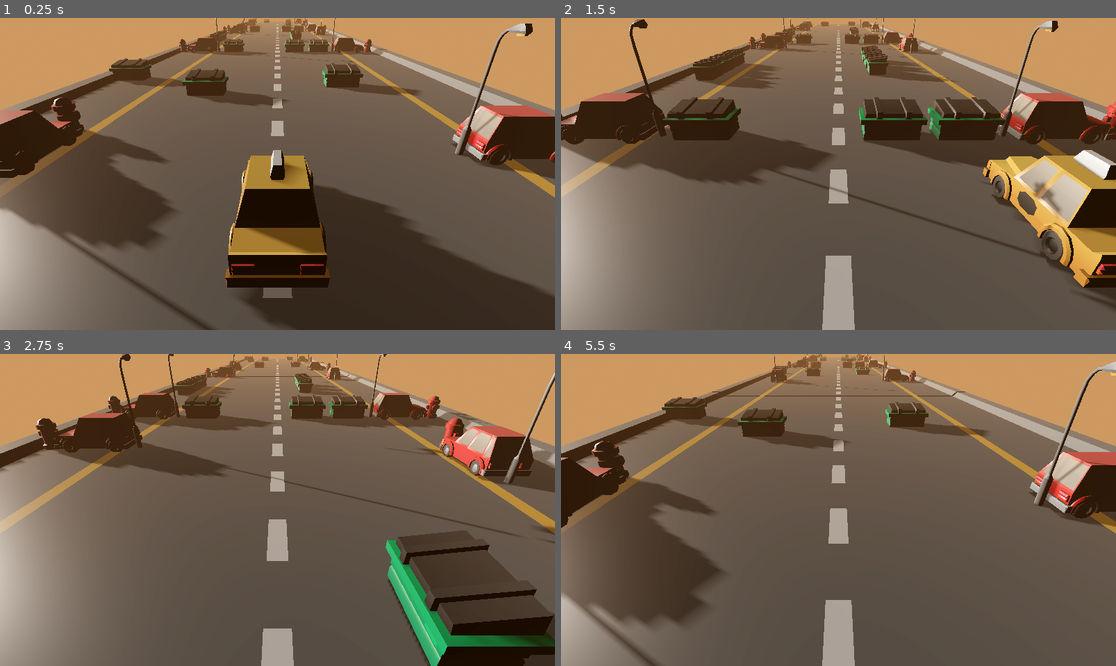
Above: before the commit, frames 1-4 (two rows, left to right).
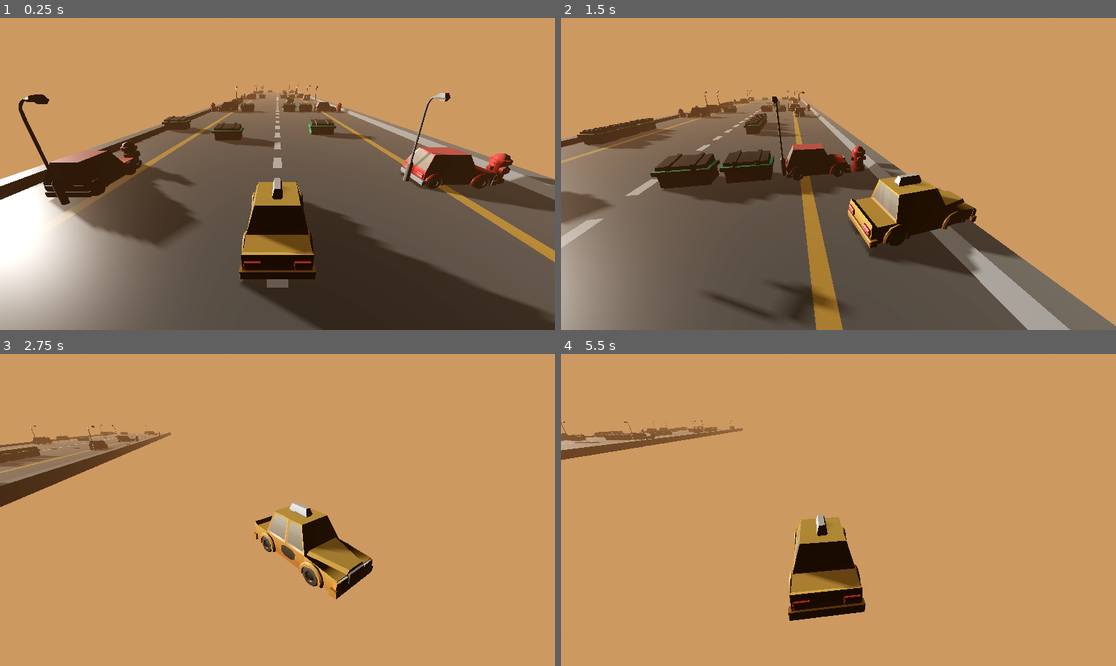
Above: after the commit, the same moments.

Repository: TheoM04/Car-Game
Game: Godot game, scene res://Main.tscn
Same seed, same stepped clock (60 frames per second), same inputs: the game is played once before the commit and once after it.
Inputs (mouse positions are in pixels of both pictures, inside the frame that each line leads up to):
- Up to frame 1 (0.25 s): no input
- Up to frame 2 (1.5 s): tap Enter at 0.5 s; move the mouse to (960, 158) at 0.52 s; hold Right (ui_right) 0.53-1.28 s; hold Space (ui_select) 0.53-1.28 s; click (960, 158) at 0.67 s; move the mouse to (727, 189) at 1.27 s; hold Down (ui_down) from 1.28 s (still down); tap Space (ui_select) at 1.35 s
- Up to frame 3 (2.75 s): tap Space (ui_select) at 1.52, 1.82 s; move the mouse to (333, 441) at 2.02 s; release Down (ui_down) at 2.03 s; hold Right (ui_right) from 2.03 s (still down); hold Space (ui_select) from 2.03 s (still down)
- Up to frame 4 (5.5 s): move the mouse to (810, 572) at 2.77 s; release Right (ui_right) at 2.78 s; release Space (ui_select) at 2.78 s; hold Up (ui_up) 2.78-3.53 s; tap Space (ui_select) at 2.85, 3.02, 3.32, 4.35, 4.52, 4.82 s; click (810, 572) at 2.92 s; move the mouse to (1005, 556) at 3.52 s; hold Space (ui_select) 3.53-4.28 s; hold Left (ui_left) 3.53-5.03 s; move the mouse to (672, 463) at 4.27 s; move the mouse to (866, 510) at 5.02 s; hold Down (ui_down) from 5.03 s (still down); hold Space (ui_select) from 5.03 s (still down); click (866, 510) at 5.17 s

The runs differ from the first frame. In frame 1, 52% of the frame differs, in the area x 0-100%, y 0-100%; in frame 2, 58%; in frame 3, 86%; in frame 4, 87%.

Commit message:
worked on car controller

Diff:
--- a/Main.tscn
+++ b/Main.tscn
@@ -1,5 +1,6 @@
 [gd_scene format=3 uid="uid://dq0j8imbnan16"]
 
+[ext_resource type="Script" uid="uid://c301bkxn2gvjj" path="res://Scripts/FollowCamera.gd.gd" id="1_r0du0"]
 [ext_resource type="PackedScene" uid="uid://cbhkuopky11b4" path="res://Scenes/car.tscn" id="2_r0du0"]
 [ext_resource type="PackedScene" uid="uid://dvk5mpyjgv5x7" path="res://Scenes/terrain_controller.tscn" id="3_r0du0"]
 
@@ -19,10 +20,13 @@
 
 [node name="Main" type="Node3D" unique_id=1971039341]
 
-[node name="Camera3D" type="Camera3D" parent="." unique_id=1200017913]
+[node name="Camera3D" type="Camera3D" parent="." unique_id=1200017913 node_paths=PackedStringArray("target_node", "terrain_controller")]
 transform = Transform3D(1, 0, 0, 0, 0.8681295, 0.4963377, 0, -0.4963377, 0.8681295, 0, 2.4806795, 8.979002)
 visible = false
 fov = 57.1
+script = ExtResource("1_r0du0")
+target_node = NodePath("../Car")
+terrain_controller = NodePath("../TerrainController")
 
 [node name="WorldEnvironment" type="WorldEnvironment" parent="." unique_id=1617015305]
 environment = SubResource("Environment_0xm2m")
@@ -37,3 +41,4 @@
 
 [node name="Car" parent="." unique_id=1049898143 instance=ExtResource("2_r0du0")]
 transform = Transform3D(1, 0, 0, 0, 1, 0, 0, 0, 1, 0, 0, 6.5)
+axis_lock_angular_z = true
--- /dev/null
+++ b/Scripts/FollowCamera.gd.gd
@@ -0,0 +1,33 @@
+extends Camera3D
+
+@export var target_node : Node3D
+@export var terrain_controller : Node3D
+@export var follow_speed : float = 4.0 # How fast the camera catches up
+@export var rotation_speed : float = 2.0 # How fast the camera turns its "head"
+
+var offset : Vector3
+
+func _ready():
+
+	if target_node:
+		offset = global_position - target_node.global_position
+
+func _physics_process(delta):
+	if not target_node:
+		return
+
+	var speed_percent = terrain_controller.active_speed / terrain_controller.max_speed
+	fov = lerp(75.0, 85.0, speed_percent * delta)
+
+	# 1. Smoothly follow the car's X position
+	var target_pos = target_node.global_position + offset
+	global_position.x = lerp(global_position.x, target_pos.x, follow_speed * delta)
+
+	# 2. Look "Into" the turn
+	var look_at_pos = target_node.global_position + Vector3(0, 0.5, -2)
+
+	var original_rot = rotation.y
+	look_at(look_at_pos)
+	var target_rot = rotation.y
+
+	rotation.y = lerp_angle(original_rot, target_rot, rotation_speed * delta)
--- a/Scripts/car.gd
+++ b/Scripts/car.gd
@@ -1,17 +1,30 @@
 extends CharacterBody3D
 
+const BASE_SPEED = 5.0
+const DRIFT_SPEED = 5.0 # Faster sideways movement when drifting
+var steering_input = 0.0
+var current_yaw = 0.0 # How fast the car rotates when holding a key
+@export var turn_sensitivity = 2.0
+@export var drift_amount = 1.0
 
-const SPEED = 5.0
+func _physics_process(delta: float) -> void:
+	steering_input = Input.get_axis("ui_left", "ui_right")
+	var is_drifting = Input.is_action_pressed("ui_select")
 
-func _physics_process(_delta: float) -> void:
-	# Get the input direction and handle the movement/deceleration.
-	# As good practice, you should replace UI actions with custom gameplay actions.
-	var input_dir := Input.get_vector("ui_left", "ui_right", "ui_up", "ui_down")
-	var direction := (transform.basis * Vector3(input_dir.x, 0, 0)).normalized()
-	if direction:
-		velocity.x = direction.x * SPEED
-	else:
-		velocity.x = move_toward(velocity.x, 0, SPEED)
+	var current_speed = DRIFT_SPEED if is_drifting else  BASE_SPEED
 
+	# ACCUMULATE ROTATION
+	current_yaw -= steering_input * turn_sensitivity * delta
+	rotation.y = current_yaw
+
+	# CALCULATE DIRECTION
+	var forward_vector = -transform.basis.z
+	velocity.x = forward_vector.x * current_speed * (1 + drift_amount * int(is_drifting))
+
+	# Visuals: Tilt the car into the turn
+	var target_tilt = -steering_input * 0.05
+	rotation.y = lerp_angle(rotation.y, target_tilt, 1.5 * delta)
+
+	# Force Z to stay at zero
 	velocity.z = 0
 	move_and_slide()
--- a/Scripts/terrain_controller.gd
+++ b/Scripts/terrain_controller.gd
@@ -12,6 +12,9 @@
 ## The set of terrian blocks which are currently rendered to viewport
 var terrain_belt: Array[AnimatableBody3D] = []
 @export var terrain_velocity: float = 10.0
+@export var max_speed: float = 20
+@export var boost_multiplier: float = 2.0
+@export var active_speed: float = 0.0
 ## The number of blocks to keep rendered to the viewport
 @export var num_terrain_blocks = 4
 ## Path to directory holding the terrain block scenes
@@ -44,9 +47,15 @@
 
 
 func _progress_terrain(delta: float) -> void:
+	# Calculate speed: Base speed + (Input Strength * Boost)
+	var throttle = Input.get_action_strength("ui_up")
+	active_speed = terrain_velocity + (throttle * terrain_velocity * boost_multiplier)
+	if active_speed > max_speed: active_speed = max_speed
+
 	for block in terrain_belt:
-		block.position.z += terrain_velocity * delta
+		block.position.z += active_speed * delta
 
+	# Spawning logic remains the same
 	if terrain_belt[0].position.z >= block_size/2:
 		var last_terrain = terrain_belt[-1]
 		var first_terrain = terrain_belt.pop_front()
Not shown, added: Scripts/FollowCamera.gd.gd.uid
